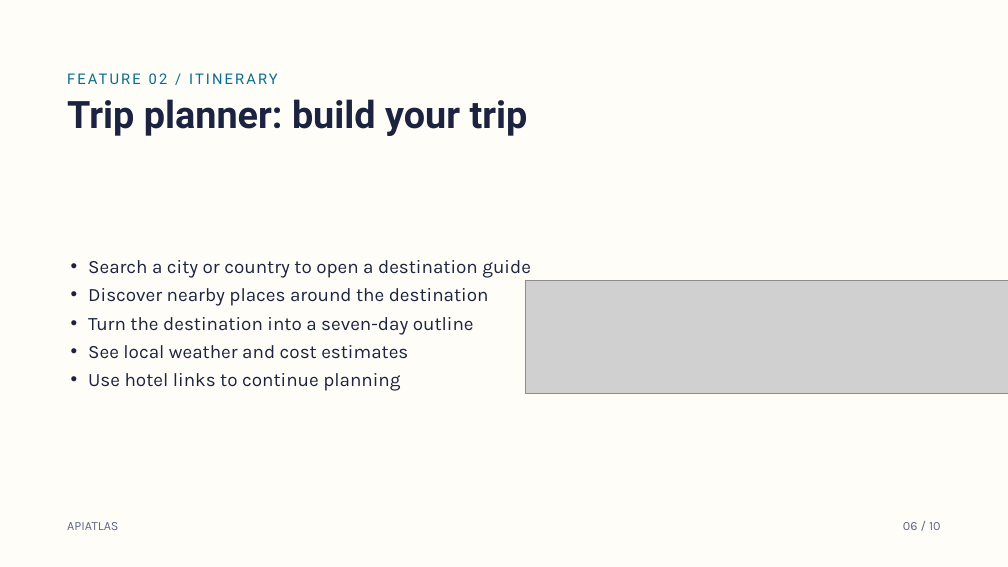
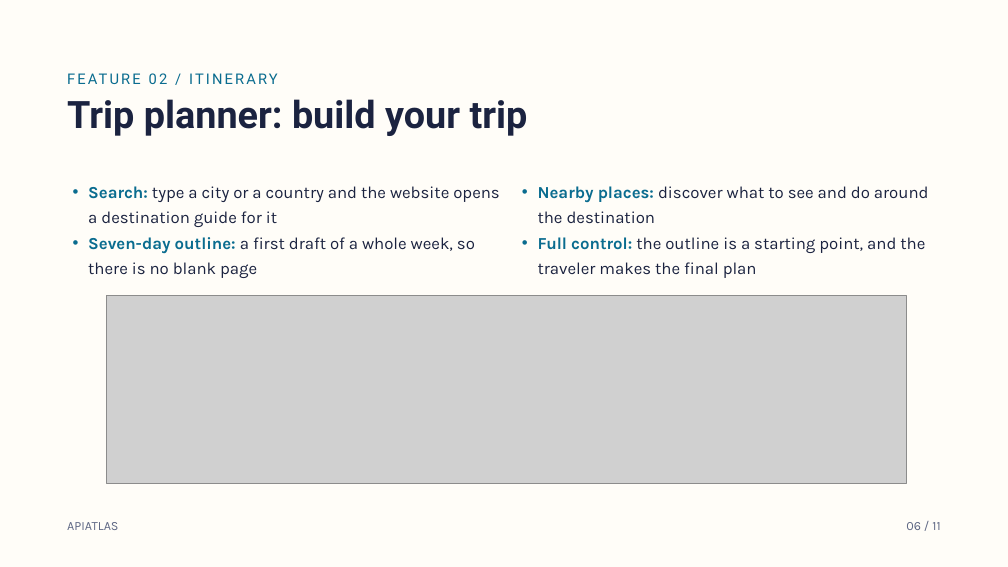
Before and after one commit to ahmad02072006/web-programming-class, a slide deck: slide 6 of Project Submission/APIATLAS Project Presentation.pptx. Drawn at 1008x567 pixels with LibreOffice and Linux fonts; fonts in the diff are those of the drawing; grey boxes stand for pictures; background and template pictures are left out. Boxes give left, top, right and bottom in pixels: in the first picture for what was removed or moved away, otherwise in the second. Text is boxed around its words. In the diff, an @@ line names an element or a change of style, - is before the commit and + after.

Commit message:
Add presentation video and update PowerPoint download links; enhance project page layout

```diff
--- a/Project Submission/APIATLAS Project Presentation.pptx
+++ b/Project Submission/APIATLAS Project Presentation.pptx
@@ text at (88, 186, 499, 278): text changed; size 18 to 16 pt @@
-• Search a city or country to open a destination guide
-• Discover nearby places around the destination
-• Turn the destination into a seven-day outline
-• See local weather and cost estimates
-• Use hotel links to continue planning
+• Search: type a city or a country and the website opens a destination guide for it
+• Seven-day outline: a first draft of a whole week, so there is no blank page
@@ text added at (538, 186, 929, 278), 16 pt, text #1B2340 @@
+• Nearby places: discover what to see and do around the destination
+• Full control: the outline is a starting point, and the traveler makes the final plan
@@ picture added at (107, 296, 907, 483) @@
@@ picture removed at (526, 280, 1008, 393) @@
@@ text at (906, 522, 940, 530): text changed @@
-06 / 10
+06 / 11
```
Also in this commit, not shown: 8 other slides changed, 1 slide added, 6 other files.
